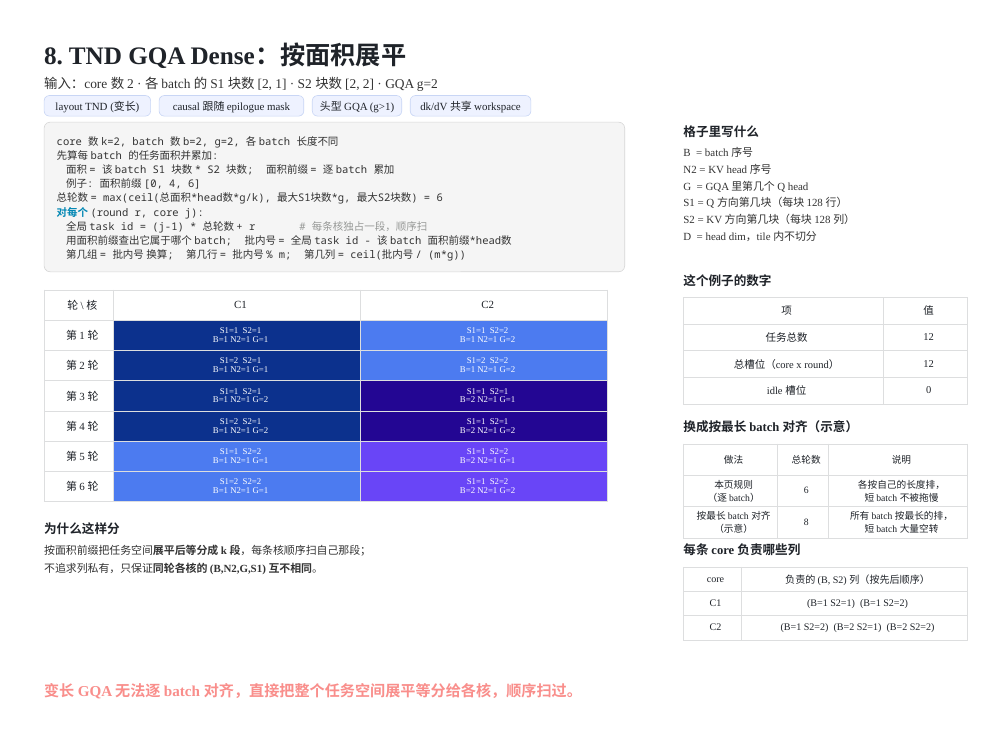
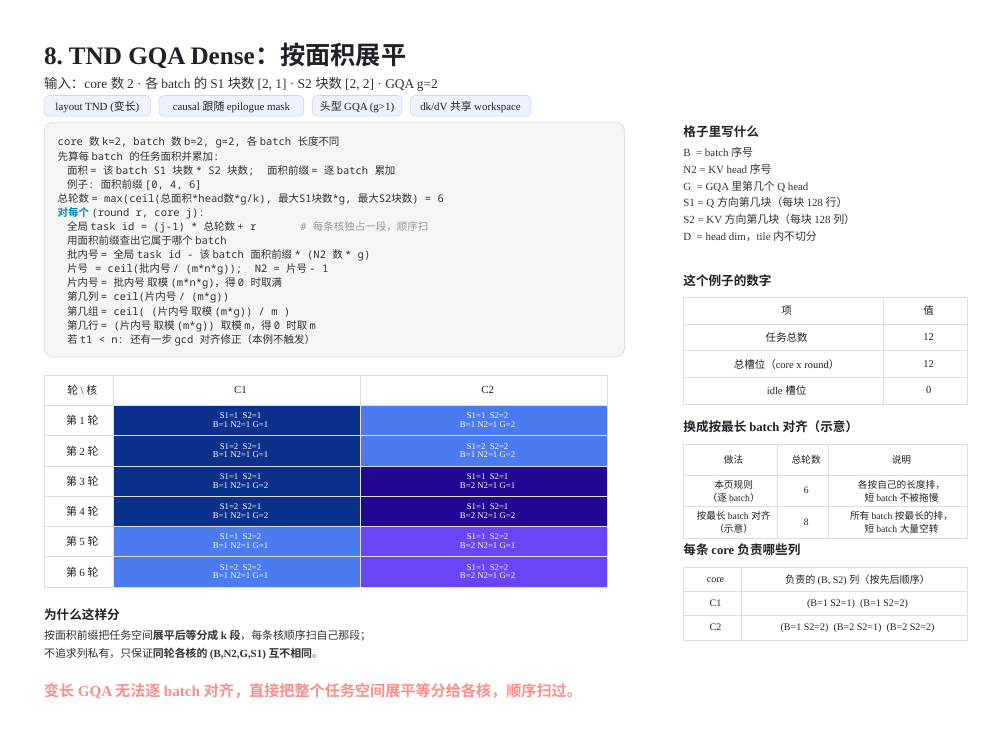
Before and after one commit to guomc9/SeeTen, a slide deck: slide 17 of cases/flash-attention-det-accum/out/v4-index-schedules.pptx. Drawn at 1008x756 pixels with LibreOffice and Linux fonts; fonts in the diff are those of the drawing. Boxes give left, top, right and bottom in pixels: in the first picture for what was removed or moved away, otherwise in the second. Text is boxed around its words. In the diff, an @@ line names an element or a change of style, - is before the commit and + after.

```diff
--- a/cases/flash-attention-det-accum/out/v4-index-schedules.pptx
+++ b/cases/flash-attention-det-accum/out/v4-index-schedules.pptx
@@ rounded rectangle "core 数 k=2, batch 数 ...": place and size @@
-rounded rectangle "core 数 k=2, batch 数 ..." at (44,122,625,272)
+rounded rectangle "core 数 k=2, batch 数 ..." at (44,122,625,357)
@@ text in rounded rectangle at (67,235,371,346): text changed @@
-用面积前缀查出它属于哪个 batch; 批内号 = 全局 task id - 该 batch 面积前缀*head数
-第几组 = 批内号 换算; 第几行 = 批内号 % m; 第几列 = ceil(批内号 / (m*g))
+用面积前缀查出它属于哪个 batch
+批内号 = 全局 task id - 该 batch 面积前缀 * (N2 数 * g)
+片号 = ceil(批内号 / (m*n*g)); N2 = 片号 - 1
+片内号 = 批内号 取模 (m*n*g)，得 0 时取满
+第几列 = ceil(片内号 / (m*g))
+第几组 = ceil( (片内号 取模 (m*g)) / m )
+第几行 = (片内号 取模 (m*g)) 取模 m，得 0 时取 m
+若 t1 < n: 还有一步 gcd 对齐修正（本例不触发）
@@ 3 texts, 1 table: place and size @@
-3 texts, 1 table at (44,290,607,574)
+3 texts, 1 table at (44,375,607,659)
```
Also in this commit, not shown: 12 other slides changed, 8 other files.
